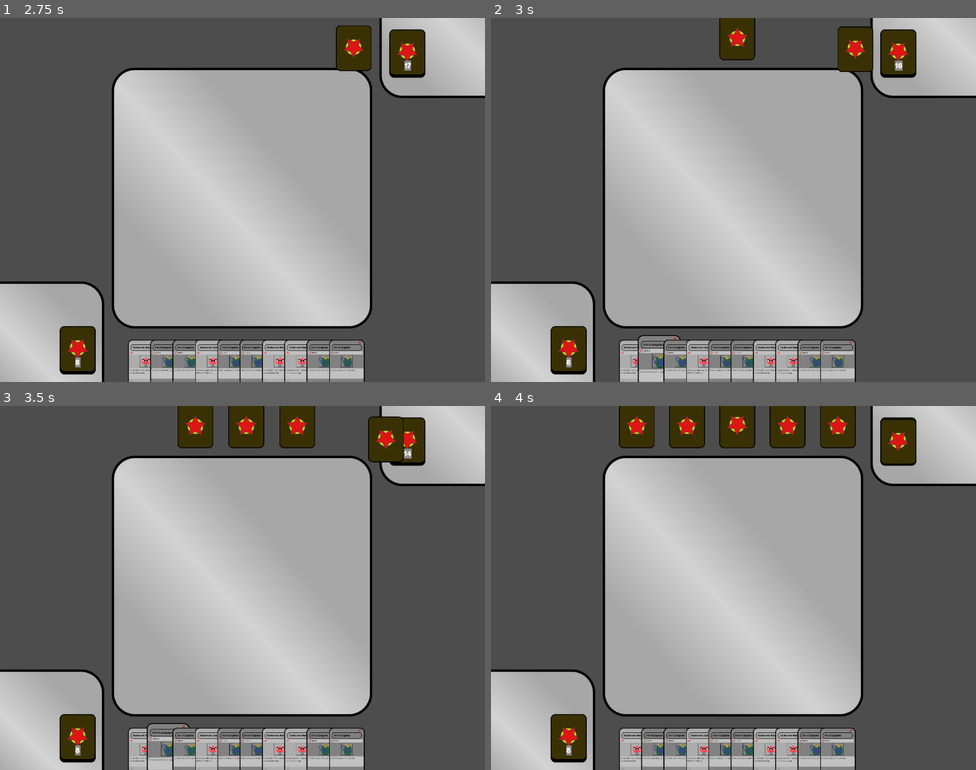
Above: before the commit, frames 1-4 (two rows, left to right).
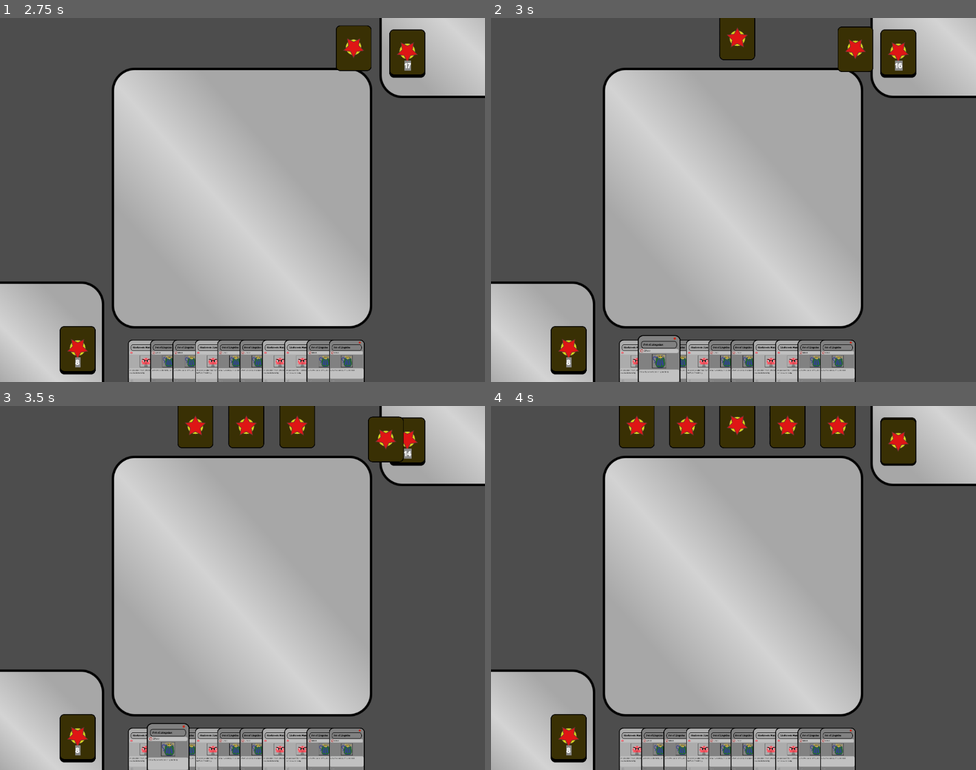
Above: after the commit, the same moments.

Repository: Mercerenies/evilcon-2024
Game: Godot game, scene res://debug/debug_room.tscn
Two runs of this game, one before a commit and one after it. Both use one fixed random seed, a clock stepped at 60 frames per second and the inputs below.
Inputs (mouse positions are in pixels of both pictures, inside the frame that each line leads up to):
- Up to frame 1 (2.75 s): move the mouse to (247, 363) at 0.52 s; click (247, 363) at 0.67 s; move the mouse to (223, 363) at 1.27 s; click (223, 363) at 1.42 s; move the mouse to (179, 363) at 2.02 s; click (179, 363) at 2.17 s
- Up to frame 2 (3 s): move the mouse to (660, 363) at 2.77 s; click (660, 363) at 2.92 s
- Up to frame 3 (3.5 s): no input
- Up to frame 4 (4 s): move the mouse to (680, 751) at 3.52 s; click (680, 751) at 3.67 s

Frame 1 is identical in both runs. In frame 2, 0.2% of the frame differs, in the area x 35-40%, y 88-100%; in frame 3, 0.2%; in frame 4, nothing differs.

Commit message:
Z index on clickable cards

Diff:
--- a/card_game/playing_card/clickable_card_display/clickable_card_display.gd
+++ b/card_game/playing_card/clickable_card_display/clickable_card_display.gd
@@ -39,8 +39,10 @@
     if event is InputEventMouseMotion:
         if _is_highlighted(event.global_position):
             scale = base_scale * 1.2
+            z_index = 1
         else:
             scale = base_scale
+            z_index = 0
     elif event is InputEventMouseButton:
         if event.button_index == MOUSE_BUTTON_LEFT and event.pressed:
             if _is_highlighted(event.global_position):
--- a/card_game/playing_field/playing_field.tscn
+++ b/card_game/playing_field/playing_field.tscn
@@ -44,5 +44,9 @@
 card_display_scene = ExtResource("7_878nt")
 
 [node name="AnimationLayer" type="Node2D" parent="."]
+z_index = 10
+
+[node name="UILayer" type="Node2D" parent="."]
+z_index = 20
 
 [connection signal="card_added" from="BottomHand" to="." method="_on_bottom_hand_card_added"]
